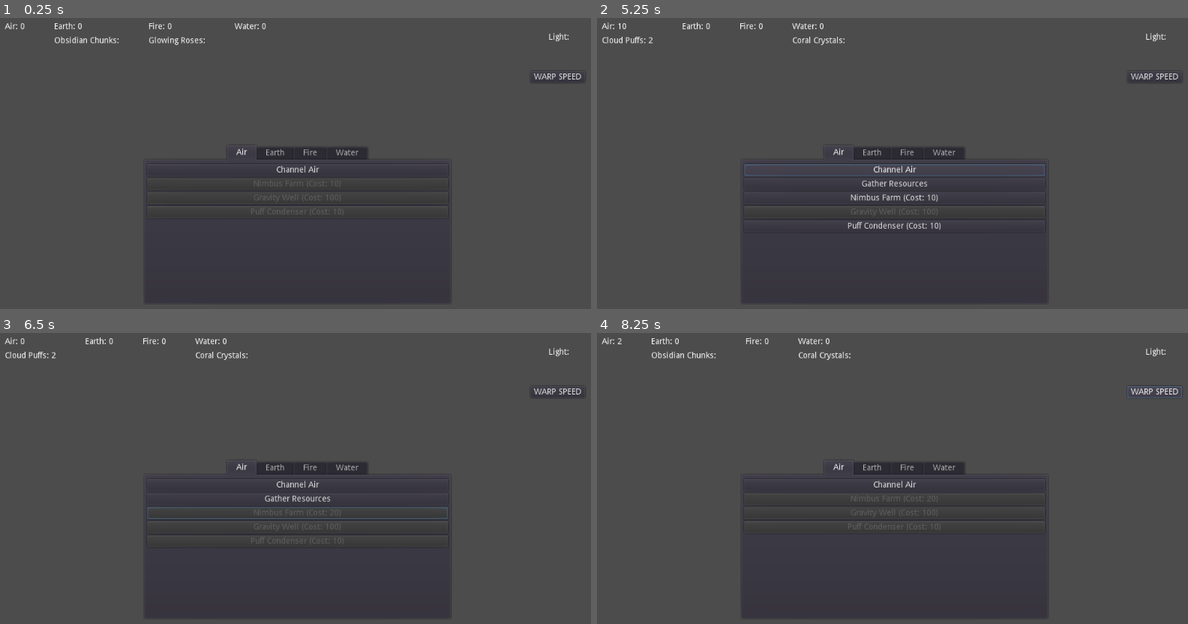
Above: before the commit, frames 1-4 (two rows, left to right).
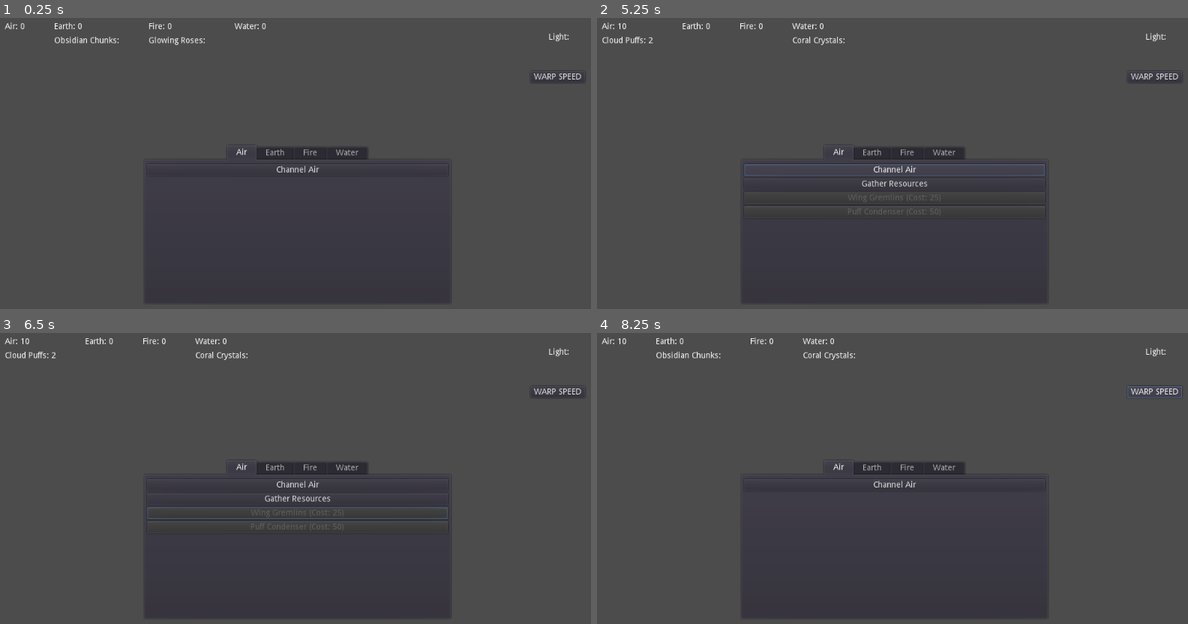
Above: after the commit, the same moments.

Repository: Kevin-Mortimer-19/Spellwarp
Game: Godot game, scene res://Control.tscn
Same seed, same stepped clock (60 frames per second), same inputs: the game is played once before the commit and once after it.
Inputs (mouse positions are in pixels of both pictures, inside the frame that each line leads up to):
- Up to frame 1 (0.25 s): no input
- Up to frame 2 (5.25 s): click "Channel Air" at 0.5 s; click "WARP SPEED" at 1.25 s; click "Channel Air" at 2 s; click "WARP SPEED" at 2.75 s; click "Gather Resources" at 3.5 s; click "Gather Resources" at 4.25 s; click "Channel Air" at 5 s
- Up to frame 3 (6.5 s): click (295, 513) at 5.75 s, where only the run before the commit has a clickable "Nimbus Farm (Cost: 10)"
- Up to frame 4 (8.25 s): click "Gather Resources" at 6.5 s; click "WARP SPEED" at 7.25 s; tap Enter at 8 s

The runs differ from the first frame. In frame 1, 0.3% of the frame differs, in the area x 25-76%, y 55-68%; in frame 2, 0.4%; in frame 3, 0.1%; in frame 4, 0.8%, in the area x 3-76%, y 1-68%.

Commit message:
gremlin time

Diff:
--- a/Control.tscn
+++ b/Control.tscn
@@ -137,6 +137,7 @@
 text = "Gather Resources"
 
 [node name="Passive1" type="Button" parent="TabContainer/Air" groups=[
+"air",
 "passive_button",
 ]]
 margin_top = 48.0
@@ -146,20 +147,15 @@
 
 [node name="Timer" type="Timer" parent="TabContainer/Air/Passive1"]
 
-[node name="Passive2" type="Button" parent="TabContainer/Air"]
+[node name="Passive2" type="Button" parent="TabContainer/Air" groups=[
+"air",
+]]
 margin_top = 72.0
 margin_right = 513.0
 margin_bottom = 92.0
 text = "Gravity Well"
 
 [node name="Timer" type="Timer" parent="TabContainer/Air/Passive2"]
-
-[node name="Passive3" type="Button" parent="TabContainer/Air"]
-margin_top = 96.0
-margin_right = 513.0
-margin_bottom = 116.0
-
-[node name="Timer" type="Timer" parent="TabContainer/Air/Passive3"]
 
 [node name="Earth" type="VBoxContainer" parent="TabContainer"]
 visible = false
@@ -183,14 +179,18 @@
 margin_bottom = 44.0
 text = "Gather Resources"
 
-[node name="Passive1" type="Button" parent="TabContainer/Earth"]
+[node name="Passive1" type="Button" parent="TabContainer/Earth" groups=[
+"earth",
+]]
 margin_top = 48.0
 margin_right = 513.0
 margin_bottom = 68.0
 
 [node name="Timer" type="Timer" parent="TabContainer/Earth/Passive1"]
 
-[node name="Passive2" type="Button" parent="TabContainer/Earth"]
+[node name="Passive2" type="Button" parent="TabContainer/Earth" groups=[
+"earth",
+]]
 margin_top = 72.0
 margin_right = 513.0
 margin_bottom = 92.0
@@ -219,12 +219,22 @@
 margin_bottom = 44.0
 text = "Gather Resources"
 
-[node name="Passive1" type="Button" parent="TabContainer/Fire"]
+[node name="Passive1" type="Button" parent="TabContainer/Fire" groups=[
+"fire",
+]]
 margin_top = 48.0
 margin_right = 513.0
 margin_bottom = 68.0
 
 [node name="Timer" type="Timer" parent="TabContainer/Fire/Passive1"]
+
+[node name="Passive2" type="Button" parent="TabContainer/Fire" groups=[
+"fire",
+]]
+margin_right = 12.0
+margin_bottom = 20.0
+
+[node name="Timer" type="Timer" parent="TabContainer/Fire/Passive2"]
 
 [node name="Water" type="VBoxContainer" parent="TabContainer"]
 visible = false
@@ -248,11 +258,21 @@
 margin_bottom = 44.0
 text = "Gather Resources"
 
-[node name="Passive1" type="Button" parent="TabContainer/Water"]
+[node name="Passive1" type="Button" parent="TabContainer/Water" groups=[
+"fire",
+]]
 margin_right = 12.0
 margin_bottom = 20.0
 
 [node name="Timer" type="Timer" parent="TabContainer/Water/Passive1"]
+
+[node name="Passive2" type="Button" parent="TabContainer/Water" groups=[
+"fire",
+]]
+margin_right = 12.0
+margin_bottom = 20.0
+
+[node name="Timer" type="Timer" parent="TabContainer/Water/Passive2"]
 
 [node name="VBoxContainer" type="VBoxContainer" parent="."]
 editor/display_folded = true
@@ -305,8 +325,6 @@
 [connection signal="timeout" from="TabContainer/Air/Passive1/Timer" to="PassiveController" method="_on_air_passive1_timeout"]
 [connection signal="pressed" from="TabContainer/Air/Passive2" to="PassiveController" method="_on_air_passive2_pressed"]
 [connection signal="timeout" from="TabContainer/Air/Passive2/Timer" to="PassiveController" method="_on_air_passive2_timeout"]
-[connection signal="pressed" from="TabContainer/Air/Passive3" to="PassiveController" method="_on_air_passive3_pressed"]
-[connection signal="timeout" from="TabContainer/Air/Passive3/Timer" to="PassiveController" method="_on_air_passive3_timeout"]
 [connection signal="pressed" from="TabContainer/Earth/Button1" to="." method="_on_earth_button_pressed"]
 [connection signal="pressed" from="TabContainer/Earth/Gather" to="Resource_Controller" method="_on_earth_sub_gather_button_pressed"]
 [connection signal="pressed" from="TabContainer/Earth/Passive1" to="PassiveController" method="_on_earth_passive1_pressed"]
@@ -317,9 +335,13 @@
 [connection signal="pressed" from="TabContainer/Fire/Gather" to="Resource_Controller" method="_on_fire_sub_gather_button_pressed"]
 [connection signal="pressed" from="TabContainer/Fire/Passive1" to="PassiveController" method="_on_fire_passive1_pressed"]
 [connection signal="timeout" from="TabContainer/Fire/Passive1/Timer" to="PassiveController" method="_on_fire_passive1_timeout"]
+[connection signal="pressed" from="TabContainer/Fire/Passive2" to="PassiveController" method="_on_fire_passive2_pressed"]
+[connection signal="timeout" from="TabContainer/Fire/Passive2/Timer" to="PassiveController" method="_on_fire_passive2_timeout"]
 [connection signal="pressed" from="TabContainer/Water/Button1" to="." method="_on_water_button_pressed"]
 [connection signal="pressed" from="TabContainer/Water/Gather" to="Resource_Controller" method="_on_water_sub_gather_button_pressed"]
 [connection signal="pressed" from="TabContainer/Water/Passive1" to="PassiveController" method="_on_water_passive1_pressed"]
 [connection signal="timeout" from="TabContainer/Water/Passive1/Timer" to="PassiveController" method="_on_water_passive1_timeout"]
+[connection signal="pressed" from="TabContainer/Water/Passive2" to="PassiveController" method="_on_water_passive2_pressed"]
+[connection signal="timeout" from="TabContainer/Water/Passive2/Timer" to="PassiveController" method="_on_water_passive2_timeout"]
 [connection signal="timeout" from="VBoxContainer/Timer1" to="." method="_on_bean_farmer_timer_timeout"]
 [connection signal="pressed" from="WARP SPEED" to="." method="_on_warp_button_pressed"]
--- a/Scripts/PassiveController.gd
+++ b/Scripts/PassiveController.gd
@@ -12,8 +12,8 @@
 onready var air_timer_1 = get_node("../TabContainer/Air/Passive1/Timer")
 onready var air_button_2 = get_node("../TabContainer/Air/Passive2")
 onready var air_timer_2 = get_node("../TabContainer/Air/Passive2/Timer")
-onready var air_button_3 = get_node("../TabContainer/Air/Passive3")
-onready var air_timer_3 = get_node("../TabContainer/Air/Passive3/Timer")
+#onready var air_button_3 = get_node("../TabContainer/Air/Passive3")
+#onready var air_timer_3 = get_node("../TabContainer/Air/Passive3/Timer")
 
 onready var earth_button_1 = get_node("../TabContainer/Earth/Passive1")
 onready var earth_timer_1 = get_node("../TabContainer/Earth/Passive1/Timer")
@@ -22,9 +22,13 @@
 
 onready var fire_button_1 = get_node("../TabContainer/Fire/Passive1")
 onready var fire_timer_1 = get_node("../TabContainer/Fire/Passive1/Timer")
+onready var fire_button_2 = get_node("../TabContainer/Fire/Passive2")
+onready var fire_timer_2 = get_node("../TabContainer/Fire/Passive2/Timer")
 
 onready var water_button_1 = get_node("../TabContainer/Water/Passive1")
 onready var water_timer_1 = get_node("../TabContainer/Water/Passive1/Timer")
+onready var water_button_2 = get_node("../TabContainer/Water/Passive2")
+onready var water_timer_2 = get_node("../TabContainer/Water/Passive2/Timer")
 
 # Passive income objects and the arrays in which they are contained are declared here
 
@@ -32,14 +36,16 @@
 
 var air_passive_1: ResourceCreator
 var air_passive_2 :ResourceCreator
-var air_passive_3 :ResourceCreator
+#var air_passive_3 :ResourceCreator
 
 var earth_passive_1: ResourceCreator
 var earth_passive_2: ResourceCreator
 
 var fire_passive_1: ResourceCreator
+var fire_passive_2: ResourceCreator
 
 var water_passive_1: ResourceCreator
+var water_passive_2: ResourceCreator
 
 var cost_label = " (Cost: %s)"
 
@@ -53,23 +59,32 @@
 	# Button and Timer reference variables
 	# Object's name
 	#
-	air_passive_1 = resource_creator.new(10, 1, 1, air_button_1, air_timer_1, "Nimbus Farm", list.RES.AIR)
-	air_passive_2 = resource_creator.new(100, 20, 2, air_button_2, air_timer_2, "Gravity Well", list.RES.AIR)
-	air_passive_3 = resource_creator.new(10, 1, 1, air_button_3, air_timer_3, "Puff Condenser", list.RES.SUBAIR)
+
+	#air_passive_1 = resource_creator.new(10, 1, 1, air_button_1, air_timer_1, "Nimbus Farm", list.RES.AIR)
+	#air_passive_2 = resource_creator.new(100, 20, 2, air_button_2, air_timer_2, "Gravity Well", list.RES.AIR)
+	#air_passive_3 = resource_creator.new(10, 1, 1, air_button_3, air_timer_3, "Puff Condenser", list.RES.SUBAIR)
+
+	air_passive_1 = resource_creator.new(25, 10, 10, air_button_1, air_timer_1, "Wing Gremlins", list.RES.SUBAIR)
+	air_passive_2 = resource_creator.new(50, 1, 1, air_button_2, air_timer_2, "Puff Condenser", list.RES.AIR)
+
 	all_passives.append(air_passive_1)
 	all_passives.append(air_passive_2)
-	all_passives.append(air_passive_3)
+	#all_passives.append(air_passive_3)
 
-	earth_passive_1 = resource_creator.new(10, 1, 1, earth_button_1, earth_timer_1, "Rocky Caves", list.RES.EARTH)
-	earth_passive_2 = resource_creator.new(10, 10, 10, earth_button_2, earth_timer_2, "Hire Gremlins", list.RES.EARTH)
+	earth_passive_1 = resource_creator.new(25, 10, 10, earth_button_1, earth_timer_1, "Mine Gremlins", list.RES.SUBEARTH)
+	earth_passive_2 = resource_creator.new(50, 1, 1, earth_button_2, earth_timer_2, "Chunk Breaker", list.RES.EARTH)
 	all_passives.append(earth_passive_1)
 	all_passives.append(earth_passive_2)
 
-	fire_passive_1 = resource_creator.new(10, 1, 1, fire_button_1, fire_timer_1, "Molten Harvester", list.RES.FIRE)
+	fire_passive_1 = resource_creator.new(25, 10, 10, fire_button_1, fire_timer_1, "Fireproof Gremlins", list.RES.SUBFIRE)
+	fire_passive_2 = resource_creator.new(50, 1, 1, fire_button_2, fire_timer_2, "Rose Mixer", list.RES.FIRE)
 	all_passives.append(fire_passive_1)
+	all_passives.append(fire_passive_2)
 
-	water_passive_1 = resource_creator.new(10, 1, 1, water_button_1, water_timer_1, "Water Off the Duck's Back", list.RES.WATER)
+	water_passive_1 = resource_creator.new(25, 10, 10, water_button_1, water_timer_1, "Amphibious Gremlins", list.RES.SUBWATER)
+	water_passive_2 = resource_creator.new(50, 1, 1, water_button_2, water_timer_2, "Crystal Crushers", list.RES.WATER)
 	all_passives.append(water_passive_1)
+	all_passives.append(water_passive_2)
 
 	# Initial button text setup
 	for x in all_passives:
@@ -94,19 +109,19 @@
 	buy_creator(air_passive_1)
 
 func _on_air_passive1_timeout():
-	main.add_element(payout(air_passive_1), list.RES.AIR)
+	res.add_sub_element(payout(air_passive_1), list.RES.SUBAIR)
 
 func _on_air_passive2_pressed():
 	buy_creator(air_passive_2)
 
 func _on_air_passive2_timeout():
-	main.add_element(payout(air_passive_2), list.RES.AIR)
+	extraction(payout(air_passive_2), list.RES.SUBAIR)
 
-func _on_air_passive3_pressed():
-	buy_creator(air_passive_3)
+#func _on_air_passive3_pressed():
+#	buy_creator(air_passive_3)
 
-func _on_air_passive3_timeout():
-	extraction(payout(air_passive_3), list.RES.SUBAIR)
+#func _on_air_passive3_timeout():
+#	extraction(payout(air_passive_3), list.RES.SUBAIR)
 
 # Earth
 
@@ -114,13 +129,13 @@
 	buy_creator(earth_passive_1)
 
 func _on_earth_passive1_timeout():
-	main.add_element(payout(earth_passive_1), list.RES.EARTH)
+	res.add_sub_element(payout(earth_passive_1), list.RES.SUBEARTH)
 
 func _on_earth_passive2_pressed():
 	buy_creator(earth_passive_2)
 
 func _on_earth_passive2_timeout():
-	main.add_element(payout(earth_passive_2), list.RES.EARTH)
+	extraction(payout(earth_passive_2), list.RES.SUBEARTH)
 
 # Fire
 
@@ -128,7 +143,13 @@
 	buy_creator(fire_passive_1)
 
 func _on_fire_passive1_timeout():
-	main.add_element(payout(fire_passive_1), list.RES.FIRE)
+	res.add_sub_element(payout(fire_passive_1), list.RES.SUBFIRE)
+
+func _on_fire_passive2_pressed():
+	buy_creator(fire_passive_2)
+
+func _on_fire_passive2_timeout():
+	extraction(payout(fire_passive_2), list.RES.SUBFIRE)
 
 # Water
 
@@ -136,7 +157,13 @@
 	buy_creator(water_passive_1)
 
 func _on_water_passive1_timeout():
-	main.add_element(payout(water_passive_1), list.RES.WATER)
+	res.add_sub_element(payout(water_passive_1), list.RES.SUBWATER)
+
+func _on_water_passive2_pressed():
+	buy_creator(water_passive_2)
+
+func _on_water_passive2_timeout():
+	extraction(payout(water_passive_2), list.RES.SUBWATER)
 
 # Helper functions
 
